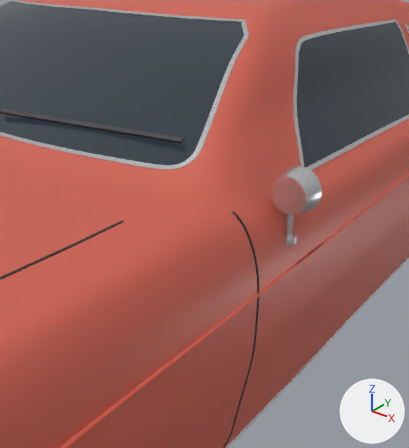
Before and after pictures for a commit that changed the glTF model public/models/carshape/mustang65.glb.
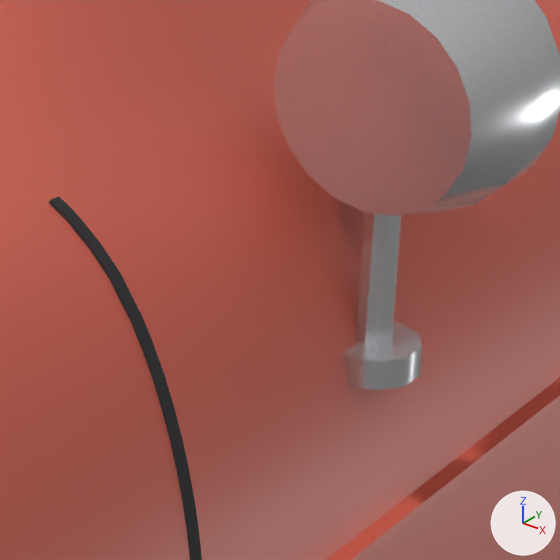
There are two pictures of each version: one from a 50 mm lens placed at (1.375, -1.498, 1.394), pointed at (0.693, -0.646, 0.866), one close up on the part from 55% to 79% of the width and 39% to 61% of the height. Arrows for +X, +Y and +Z are at lower right; the lights stay in place. The first two pictures are the older version. Vertices at exactly the same position are counted once.

The older version as bpy lines, for what is in view:
```python
me_mirrors = bpy.data.meshes.new('mirrors')
me_mirrors.from_pydata(...)  # 116 vertices, 220 faces; spans x 0.79..0.89, y -0.558..-0.505, z 0.829..0.99
me_mirrors.materials.append(mat_car_chrome)  # light grey #dddee1
me_paint = bpy.data.meshes.new('paint')
me_paint.from_pydata(...)  # 9273 vertices, 18036 faces; spans x -0.86..0.86, y -2.23..2.24, z 0.28..1.3
# faces by material slot: [15367, 2669]
me_paint.materials.append(mat_car_paint)  # red #ce6150
me_paint.materials.append(mat_car_trim)  # dark grey #3f3f42
me_trim = bpy.data.meshes.new('trim')
me_trim.from_pydata(...)  # 8311 vertices, 13029 faces; spans x -0.87..0.87, y -2.31..2.31, z 0.14..1.24
# faces by material slot: [6753, 2027, 1996, 1789, 464]
me_trim.materials.append(mat_car_chrome)  # light grey #dddee1
me_trim.materials.append(mat_trim_grille)  # black #212123
me_trim.materials.append(mat_car_paint)  # red #ce6150
me_trim.materials.append(mat_trim_rubber)  # black #2c2c2f
me_trim.materials.append(mat_car_trim)  # dark grey #3f3f42
ob_mirrors = bpy.data.objects.new('mirrors', me_mirrors)
ob_mirrors.location = (0.0, 0.0, 0.0)
ob_paint = bpy.data.objects.new('paint', me_paint)
ob_paint.location = (0.0, 0.0, 0.0)
ob_trim = bpy.data.objects.new('trim', me_trim)
ob_trim.location = (0.0, 0.0, 0.0)
```
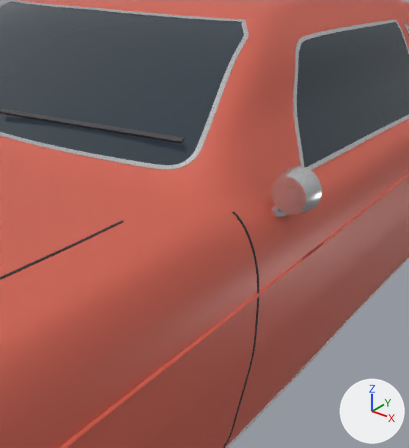
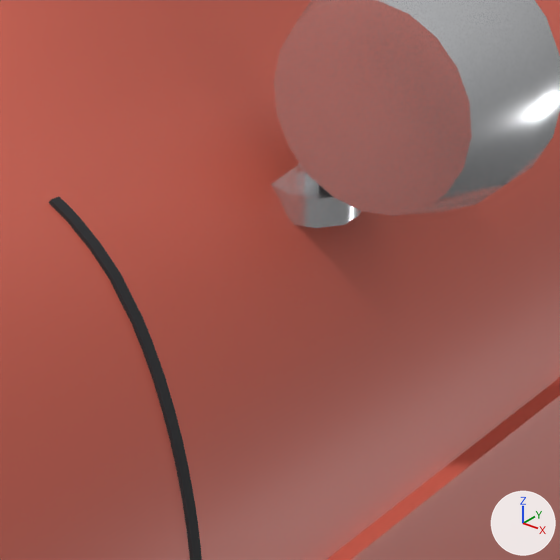
Boxes (x1, y1, x2, y2) around the edits, measured in the close-ups (560 x 560 px; the box of a moved part takes in the faces that stretch with it):
'mirrors', reshaped
    before: (274, 0, 560, 390)
    after: (271, 0, 560, 228)
part 1 of me_mirrors, moved or reshaped
    before: (343, 322, 422, 390)
    after: (271, 166, 361, 228)
part 2 of me_mirrors, moved or reshaped (mostly hidden afterwards)
    before: (357, 212, 402, 348)
    after: (296, 162, 320, 186)

Edits to the bpy script that builds the scene:
```text
Change me_mirrors:
    used by ob_mirrors; location = (0.0, 0.0, 0.0)
    remove me_mirrors.from_pydata(...)  # 116 vertices, 220 faces; spans x 0.79..0.89, y -0.558..-0.505, z 0.829..0.99
    add me_mirrors.from_pydata(...)  # 116 vertices, 220 faces; spans x 0.79..0.89, y -0.558..-0.505, z 0.887..0.99
    me_mirrors part 1: the loose piece of 20 vertices spanning x 0.823..0.857, y -0.558..-0.522, z 0.829..0.841 is moved by (-0.03, 0.0, 0.058)
    me_mirrors part 2: the loose piece of 16 vertices spanning x 0.833..0.847, y -0.547..-0.533, z 0.831..0.904 is scaled about its middle by (1, 1, 0.212), then moved by (-0.03, 0.0, 0.029)
```
